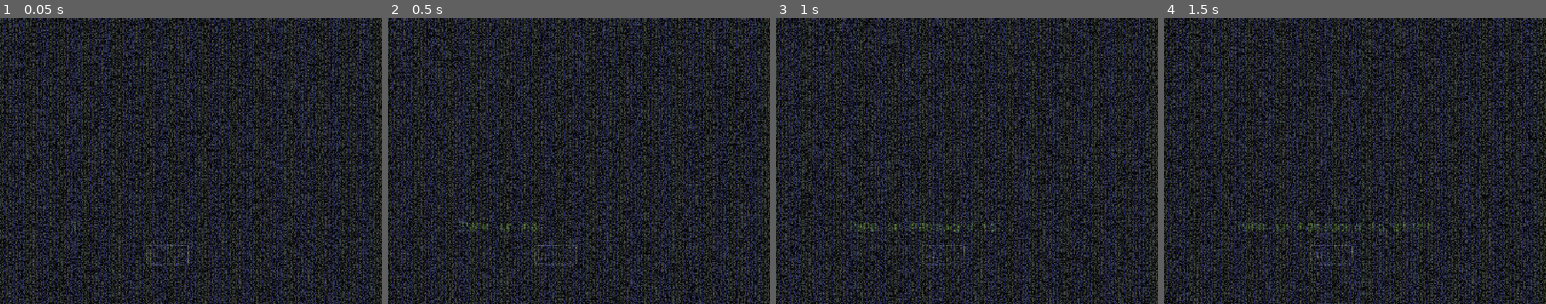
Above: before the commit, frames 1-4 (left to right).
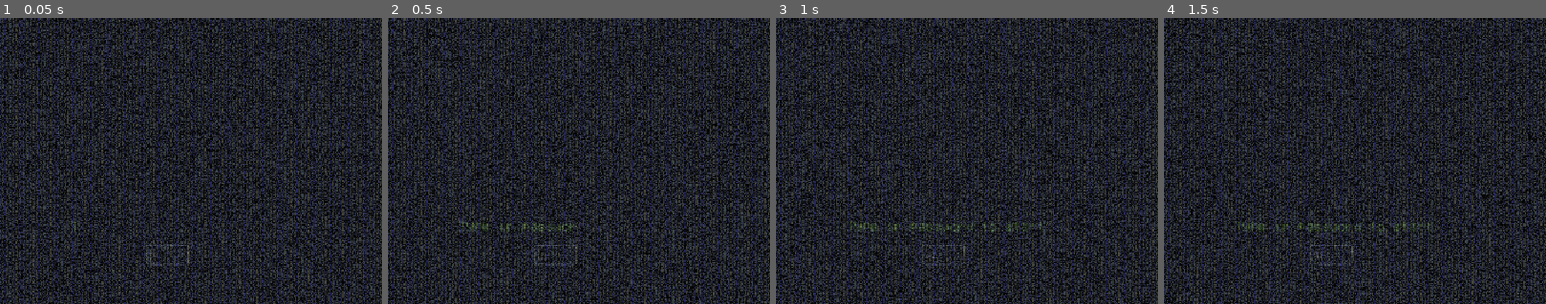
Above: after the commit, the same moments.

Repository: AdrianSmg/BITMASK--1983
Game: Godot game, scene res://Scenes/main.tscn
The game is run twice, just before and just after one commit, with the same random seed, the same clock (stepped at 60 frames per second) and the same inputs.
Inputs (mouse positions are % of the whole screen's width and height, from its top left):
- Up to frame 1 (0.05 s): no input
- Up to frame 2 (0.5 s): no input
- Up to frame 3 (1 s): click (47, 64) at 0.52 s; type "12" at 0.6 s
- Up to frame 4 (1.5 s): no input
The pictures show only the part of the screen within x 25-75%, y 22-72%; the shares and areas given below are measured in that part.

Frame 1 is identical in both runs. In frame 2, 0.1% of the frame differs, in the area x 39-50%, y 72-75%; in frame 3, less than 0.1%; in frame 4, nothing differs.

Commit message:
dialogue system finalized

Diff:
--- a/Scripts/input.gd
+++ b/Scripts/input.gd
@@ -3,6 +3,8 @@
 @onready var input: LineEdit = $Input
 var text_scene = preload("res://Scenes/text.tscn")
 var font = preload("res://Fonts/osc_mono.ttf")
+
+var correct_psw = false
 
 func _ready():
 	input.grab_focus()
@@ -11,13 +13,17 @@
 	if text.is_empty():
 		return
 
-	if(text == "hola"):
-		show_dialogue(Vector2(0, -50), "Correct\nCorrect", font)
+	if(text == "lenin4ever"):
+		correct_psw = true
 	else:
-		show_dialogue(Vector2(0, -50), "Incorrect\nIncorrect", font)
+		show_dialogue(Vector2(-175, 100), "Incorrect", font)
+		correct_psw = false
 
 	input.clear()
 	input.grab_focus()
+
+func psw() -> bool:
+	return correct_psw
 
 func show_dialogue(pos, text, _font):
 	var bubble = text_scene.instantiate()
--- a/Scripts/main.gd
+++ b/Scripts/main.gd
@@ -4,11 +4,14 @@
 var font = preload("res://Fonts/osc_mono.ttf")
 var input = preload("res://Scenes/input.tscn")
 
+var inputBar = input.instantiate()
+var objArray = [null, null]
+var arrIndex = 0
+
 func _ready() -> void:
 	var pos = Vector2(-480, -360)
 	show_dialogue(pos, "Test text: bitmask 1983 the best!!!", font)
 
-	var inputBar = input.instantiate()
 	add_child(inputBar)
 	inputBar.position = Vector2(-70, 120)
 
@@ -31,13 +34,13 @@
       \__|      \______|\______/  \______/  \______/       \__/
 	""", font, 0.0000005)
 
-	show_dialogue(Vector2(-200, 75), "Type in password to start:", font)
+	show_dialogue_speed(Vector2(-200, 75), "Type in password to start:", font, 0.03)
 
-func _on_correct_arg():
-	start_game()
 
 func _process(delta: float) -> void:
-	pass
+	if(inputBar.psw() == true):
+		start_game()
+		return
 
 func show_dialogue(pos, text, _font):
 	var bubble = text_scene.instantiate()
@@ -51,8 +54,14 @@
 	bubble.set_font(_font)
 	bubble.start_typing()
 
+	await get_tree().create_timer(6.5).timeout
+	bubble.kill_instance()
+
 func show_dialogue_speed(pos, text, _font, speed):
 	var bubble = text_scene.instantiate()
+
+	objArray[arrIndex] = bubble
+	arrIndex += 1
 
 	add_child(bubble)
 
@@ -65,10 +74,15 @@
 
 func start_game():
 
-	show_dialogue(Vector2(-200, 75), "Type in password to start:", font)
-
 	# dialogue day 1
 
+	if is_instance_valid(objArray[0]):
+		objArray[0].kill_instance()
+
+	if is_instance_valid(objArray[1]):
+		objArray[1].kill_instance()
+
+	show_dialogue(Vector2(0, 0), "Testtttt /1!! ;kdnljknf", font)
 	puzzle_day_1()
 
 	# dialogue day 2
@@ -86,6 +100,7 @@
 	# ending dialogue
 
 	end_screen()
+	return
 
 func puzzle_day_1():
 	pass
--- a/Scripts/typewritterAnim.gd
+++ b/Scripts/typewritterAnim.gd
@@ -25,7 +25,7 @@
 	label.visible_characters = 0
 
 func kill_instance():
-	self.free()
+	self.queue_free()
 
 
 func _process(delta):
